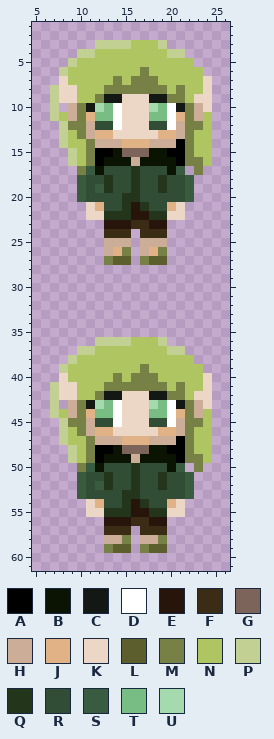
Pixel-art sprite: IGB100Game/Assets/Sprites/Player/Still.png. Above, as it was before the edit.
The file is 32x64 pixels. Shown: x 5..26, y 1..61.
Palette (. is transparent): A #000000  B #0b1302  C #131814  D #ffffff  E #27140a  F #3a2c15  G #7c645a  H #ccad98  J #e1b286  K #ecd7c6  L #5d5e2d  M #778045  N #aec562  P #c2d093  Q #23361c  R #314d36  S #395c40  T #78bd84  U #a5d9ae
Pixels before, first column x 7:
 3 .....PPPPNNNP.....
 4 ...PPNNNNNNNNPP...
 5 ..PNNNNNNNNNNNNN..
 6 .PNNNNNNNNMNNNNNN.
 7 .KNNNNNMNMMMNNNNNK
 8 PKKNNNMMMMMMMNMNNK
 9 PKKNNMCCKKKCCMMNKK
10 P.HMCUTDKKKUTDCMHK
11 PNHMJTTDKKKTTDJMHN
12 .PMMHRRDKKKRRDHMMN
13 .PNMHJJKKKKKJJHMNN
14 .PNNMHHHJJJHHHAMNN
15 ..PNMAABGGGBBAAMNN
16 ..PNMABBBHBBBBAMMN
17 ...MSBRRRQRRRBS.M.
18 ...SRRQRRQRRQRRS..
19 ...SRSQRRQRRQRRS..
20 ...SRRRRQQRRRRRS..
21 ....KJRRQEQRRJK...
22 ....KKQQQEEQQKK...
23 ......EEEFFEE.....
24 ......FFF.FFF.....
25 ......HHH.HHH.....
26 ......HJM.HJM.....
27 ......MLL.MLL.....
28 ..................
29 ..................
30 ..................
31 ..................
32 ..................
33 ..................
34 ..................
35 ..................
36 .....PPPPNNNP.....
37 ...PPNNNNNNNNPP...
38 ..PNNNNNNNNNNNNN..
39 .PNNNNNNNNMNNNNNN.
40 .KNNNNNMNMMMNNNNNK
41 PKKNNNMMMMMMMNMNNK
42 PKKNNMCCKKKCCMMNKK
43 P.HMCUTDKKKUTDCMHK
44 PNHMJTTDKKKTTDJMHN
45 .PMMHRRDKKKRRDHMMN
46 .PNMHJJKKKKKJJHMNN
47 .PNNMHHHJJJHHHAMNN
48 ..PNMAABGGGBBAAMNN
49 ..PNMABBBHBBBBAMMN
50 ...MSBRRRQRRRBS.M.
51 ...SRRQRRQRRQRRS..
52 ...SRSQRRQRRQRRS..
53 ...SRRRRQQRRRRRS..
54 ....KJRRQEQRRJK...
55 ....KKQQQEEQQKK...
56 ......EEEFFEE.....
57 ......FFF.FFF.....
58 ......HHM.HHM.....
59 ......MLL.MLL.....
New version:
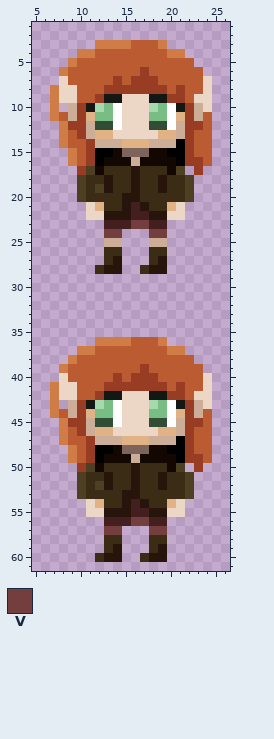
Colours new in this view: V #753e3e
Change:
Colour B changes from #0b1302 to #130702.
Colour E changes from #27140a to #441f1f.
Colour M changes from #778045 to #983c24.
Colour N changes from #aec562 to #bb5b31.
Colour P changes from #c2d093 to #cf7c47.
Colour Q changes from #23361c to #27140a.
Colour S changes from #395c40 to #4d3f22.
Colour F now appears in row 28 at x 12 and 17; in row 60 at x 12 and 17.
The author changed colour H to colour F in row 26 at x 13; in row 58 at x 13 to 14 and 18.
The author changed colour J to colour F in row 26 at x 14 and 18.
The author changed colour L to colour F in row 27 at x 18; in row 59 at x 18.
The author changed colour M to colour F in row 26 at x 19; in row 27 at x 13; in row 58 at x 19; in row 59 at x 13.
The author changed colour R to colour F in row 17 at x 13 to 15 and 17 to 19; in row 18 at x 11 to 12, 14 to 15, 17 to 18 and 20 to 21; in row 19 at x 11, 14 to 15, 17 to 18 and 20 to 21; in row 20 at x 11 to 14 and 17 to 21; in row 21 at x 13 to 14 and 18 to 19; in row 50 at x 13 to 15 and 17 to 19.
The author changed colour R to colour F in row 51 at x 11 to 12, 14 to 15, 17 to 18 and 20 to 21; in row 52 at x 11, 14 to 15, 17 to 18 and 20 to 21; in row 53 at x 11 to 14 and 17 to 21; in row 54 at x 13 to 14 and 18 to 19.
Colour Q now appears in row 28 at x 13 to 14 and 18 to 19; in row 60 at x 13 to 14 and 18 to 19.
The author changed colour L to colour Q in row 27 at x 14 and 19; in row 59 at x 14 and 19.
The author changed colour F to colour V in row 23 at x 16 to 17; in row 24 at x 13 to 14 and 18 to 19; in row 56 at x 16 to 17; in row 57 at x 13 to 14 and 18 to 19.
Colour F is removed in row 24 at x 15 and 17; in row 57 at x 15 and 17.
Colour H is removed in row 25 at x 15 and 17; in row 26 at x 17; in row 58 at x 17.
Colour L is removed in row 27 at x 15; in row 59 at x 15.
Colour M is removed in row 26 at x 15; in row 27 at x 17; in row 58 at x 15; in row 59 at x 17.
Where, in picture pixels (left, top, right, bottom), the same in both pictures:
changed: (50, 40, 212, 274)
changed: (50, 337, 212, 562)
